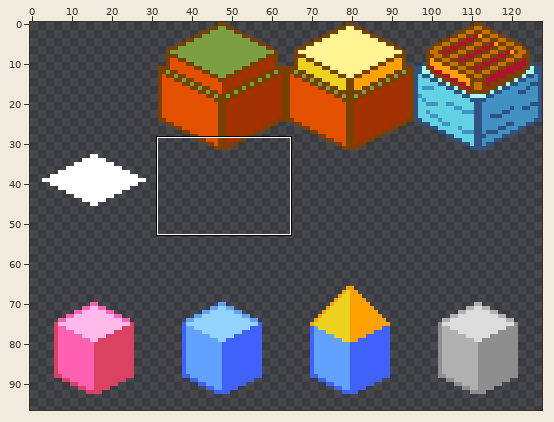
Sprite sheet -- src/sprites/spriteSheetIso00_64.png. Above, an overview of the earlier version with the close-up marked.
Close-up. As it was:
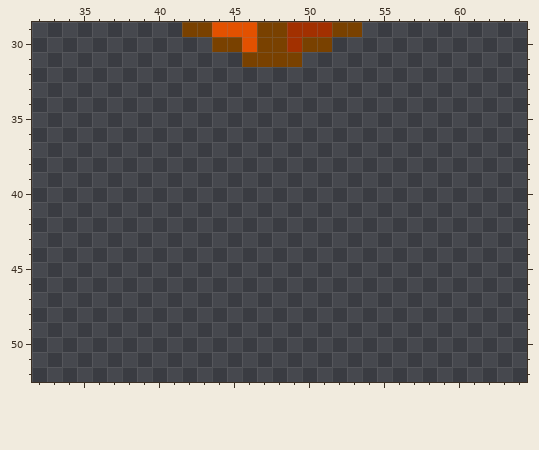
The file is 256x256 pixels, drawn in blocks of 2x2; one block is one cell here. Shown: x 32..64, y 29..52. The wide view leaves out empty margins.
And afterwards:
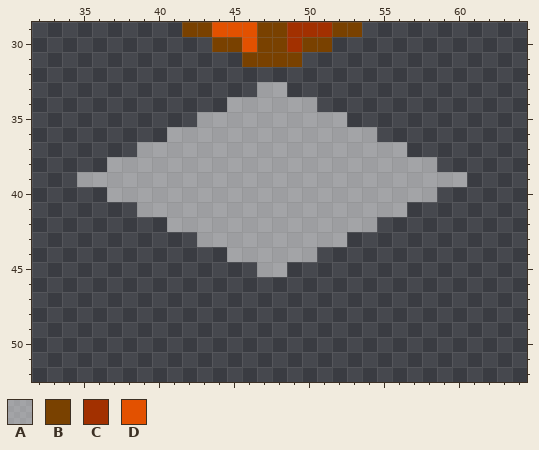
Palette (. is transparent): A #ffffff80  B #794100  C #a23000  D #e35100
Change:
{"y":33,"x":47,"old":"..","new":"AA"}
{"y":34,"x":45,"old":"......","new":"AAAAAA"}
{"y":35,"x":43,"old":"..........","new":"AAAAAAAAAA"}
{"y":36,"x":41,"old":"..............","new":"AAAAAAAAAAAAAA"}
{"y":37,"x":39,"old":"..................","new":"AAAAAAAAAAAAAAAAAA"}
{"y":38,"x":37,"old":"......................","new":"AAAAAAAAAAAAAAAAAAAAAA"}
{"y":39,"x":35,"old":"..........................","new":"AAAAAAAAAAAAAAAAAAAAAAAAAA"}
{"y":40,"x":37,"old":"......................","new":"AAAAAAAAAAAAAAAAAAAAAA"}
{"y":41,"x":39,"old":"..................","new":"AAAAAAAAAAAAAAAAAA"}
{"y":42,"x":41,"old":"..............","new":"AAAAAAAAAAAAAA"}
{"y":43,"x":43,"old":"..........","new":"AAAAAAAAAA"}
{"y":44,"x":45,"old":"......","new":"AAAAAA"}
{"y":45,"x":47,"old":"..","new":"AA"}
{"label":"added","picture_box":[77,82,467,277]}
